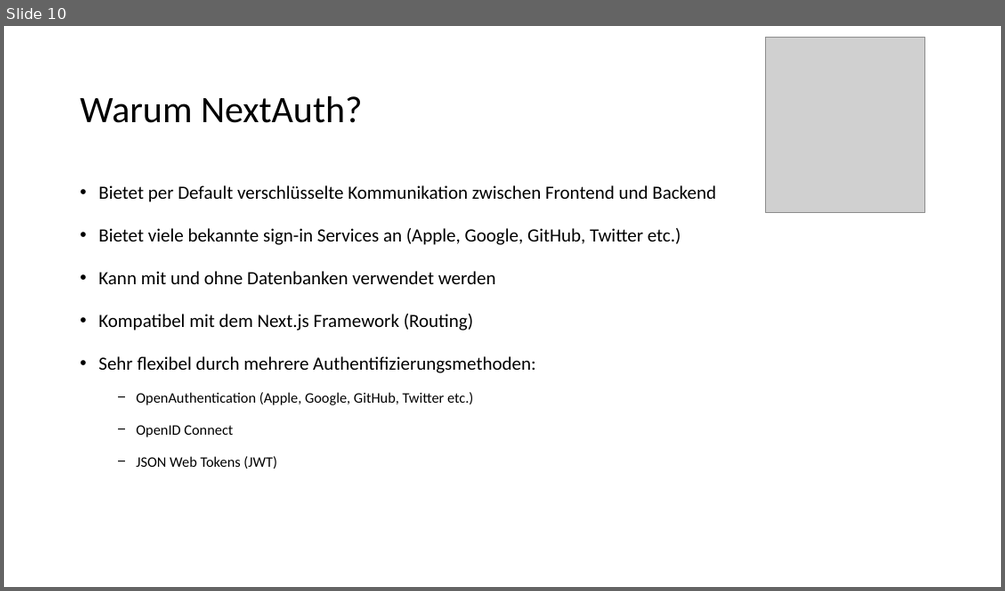
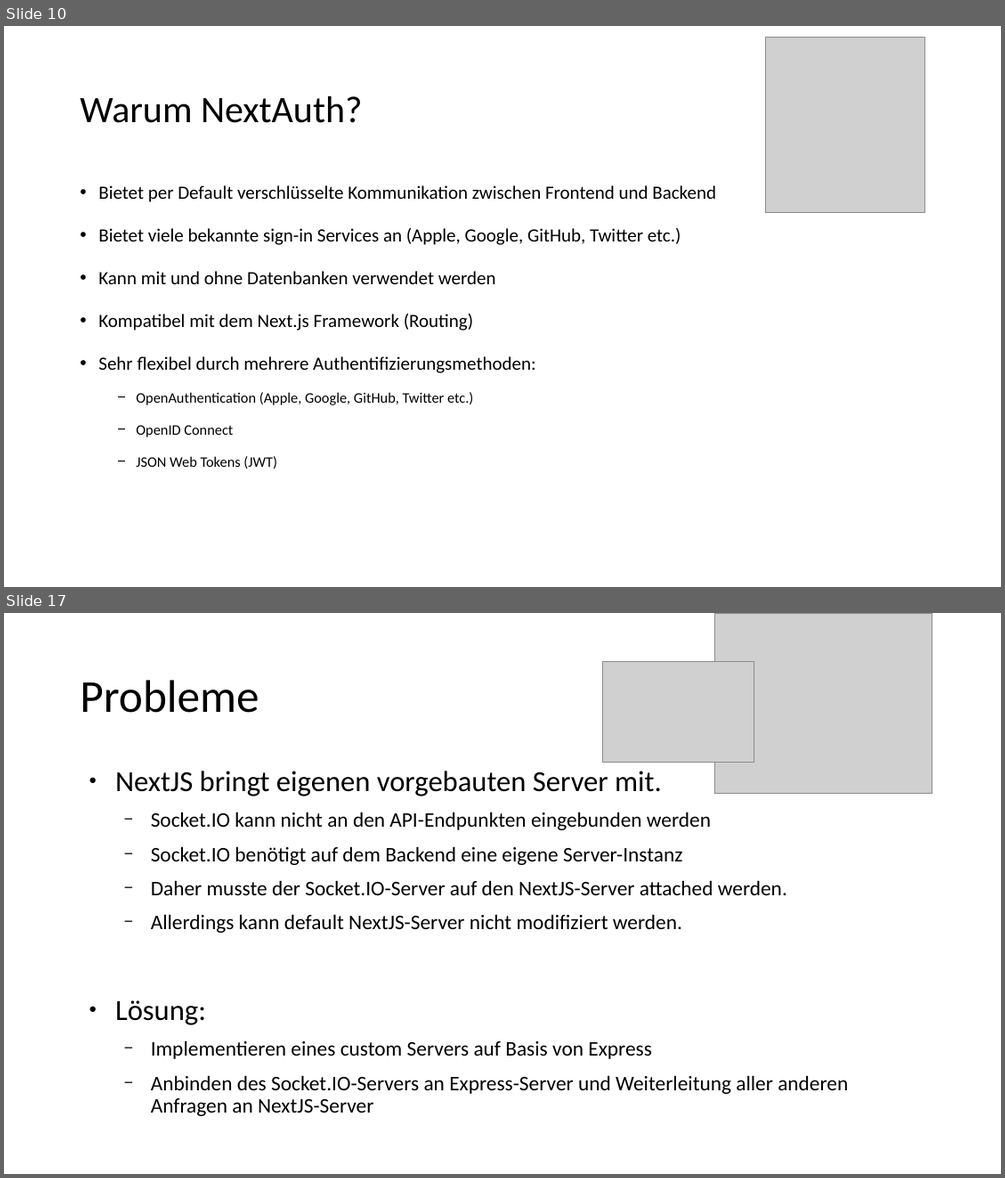
Before and after one commit to RocordJavaScript2023/realtime, a slide deck: presentation/realtime.pptx. Shown one above the other, each under a label of ours: slide 10 before the commit, slides 10 and 17 after it; the slides between them are not shown. The pictures are 1005x591 and 1005x1178 pixels, drawn with LibreOffice and Linux fonts; fonts in the diff are those of the drawing; grey boxes stand for pictures. Boxes give left, top, right and bottom in pixels: in the first picture for what was removed or moved away, otherwise in the second. Text is boxed around its words. In the diff, an @@ line names an element or a change of style, - is before the commit and + after.

```diff
--- a/presentation/realtime.pptx
+++ b/presentation/realtime.pptx
@@ slide 17 added at (4,613,1001,1174), background #FFFFFF @@
@@ picture added at (714,613,933,793) @@
@@ picture added at (602,662,753,763) @@
@@ title added at (80,680,259,713), 44 pt, text #000000 @@
+Probleme
@@ text added at (115,771,848,1116), 20 pt, text #000000 @@
+● NextJS bringt eigenen vorgebauten Server mit.
+  − Socket.IO kann nicht an den API-Endpunkten eingebunden werden
+  − Socket.IO benötigt auf dem Backend eine eigene Server-Instanz
+  − Daher musste der Socket.IO-Server auf den NextJS-Server attached werden.
+  − Allerdings kann default NextJS-Server nicht modifiziert werden.
+● Lösung:
+  − Implementieren eines custom Servers auf Basis von Express
+  − Anbinden des Socket.IO-Servers an Express-Server und Weiterleitung aller anderen Anfragen an NextJS-Server
```
Also in this commit, not shown: 3 slides changed, 9 other slides added, 2 slides removed.
